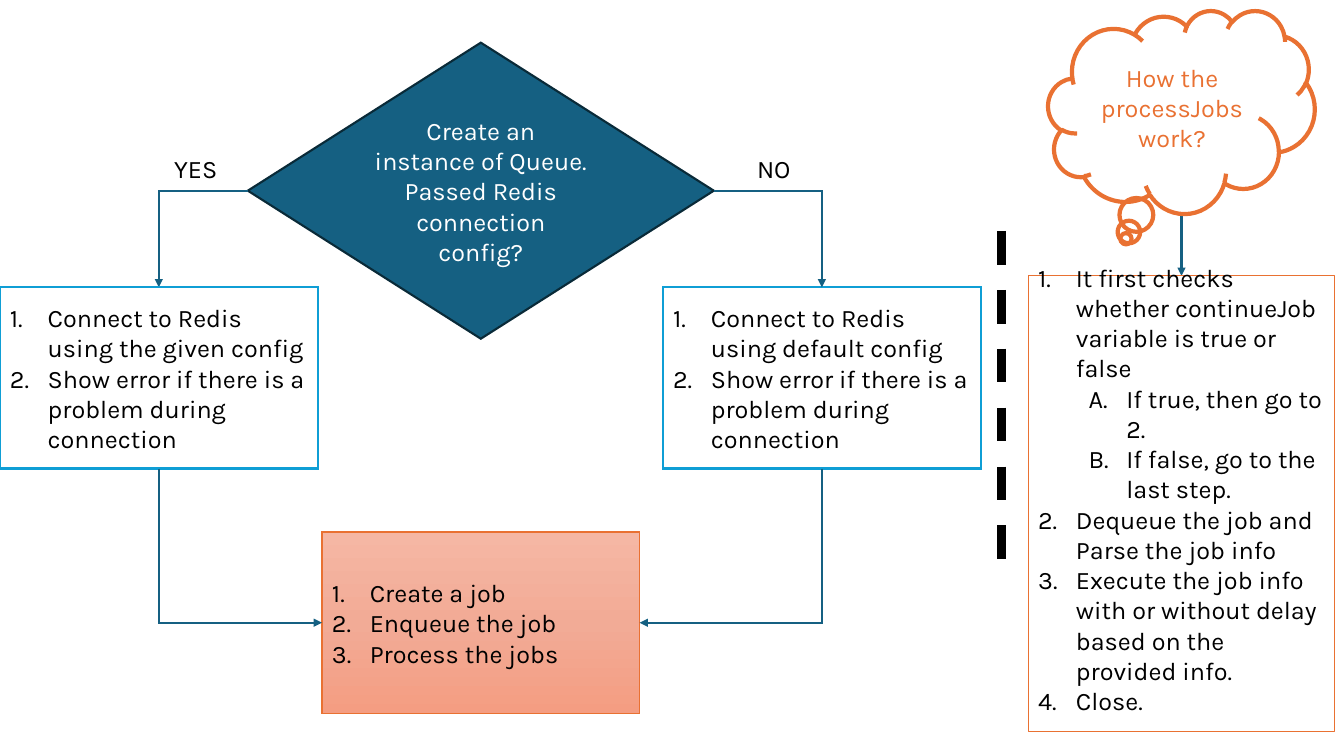
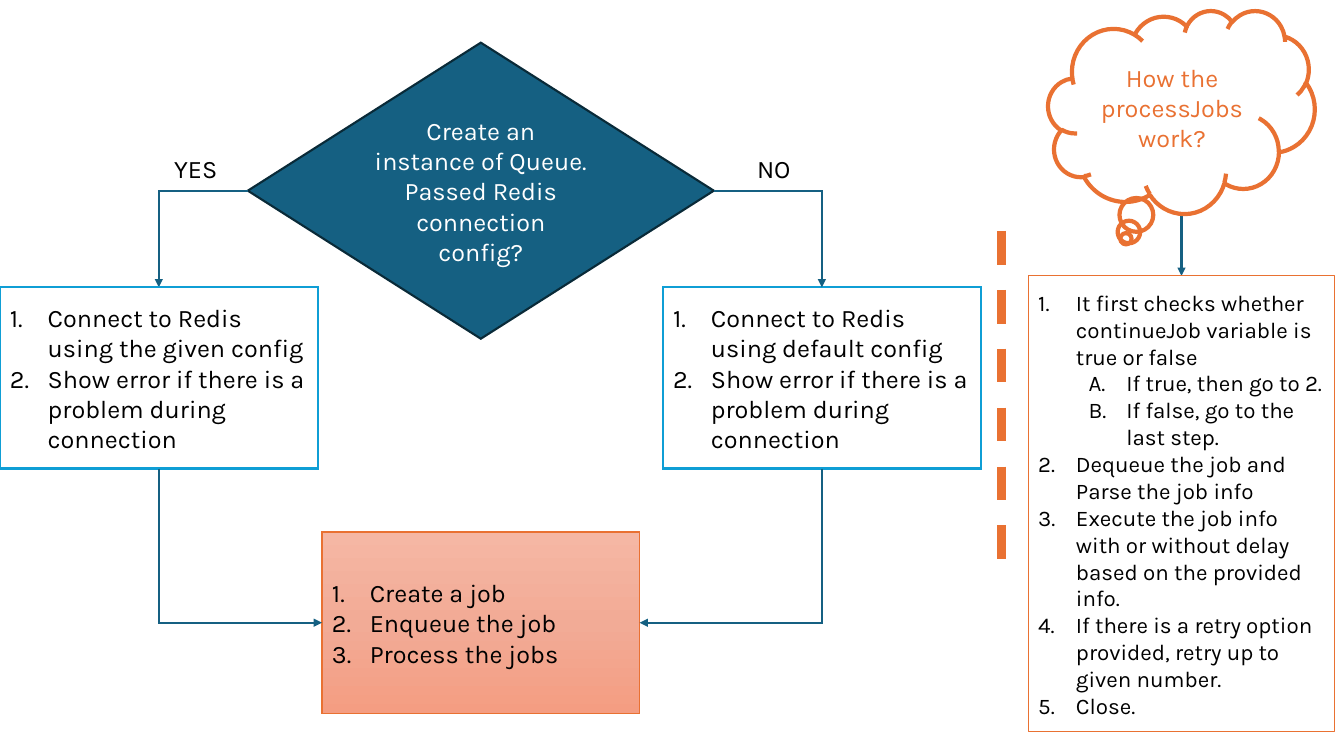
Before and after one commit to tanvir5230/queue-system, a slide deck: slide 1 of workflow.pptx. Drawn at 1344x756 pixels with LibreOffice and Linux fonts; fonts in the diff are those of the drawing. Boxes give left, top, right and bottom in pixels: in the first picture for what was removed or moved away, otherwise in the second. Text is boxed around its words. In the diff, an @@ line names an element or a change of style, - is before the commit and + after.

```diff
--- a/workflow.pptx
+++ b/workflow.pptx
@@ line (1002, 231) - (1002, 578): stroke #000000 6 pt dashed to #E97132 6 pt dashed @@
@@ text in rectangle at (1076, 295, 1322, 715): size 18 to 16 pt in "It first checks whether continueJob variable is ...", "If true, then go to 2.", "If false, go to the last step.", "Dequeue the job and Parse the job ..." and 2 more places @@
@@ text in rectangle at (1076, 617, 1312, 693): paragraph added @@
+4. If there is a retry option provided, retry up to given number.
```
Also in this commit, not shown: 1 slide added, 1 slide removed, 1 other file.
